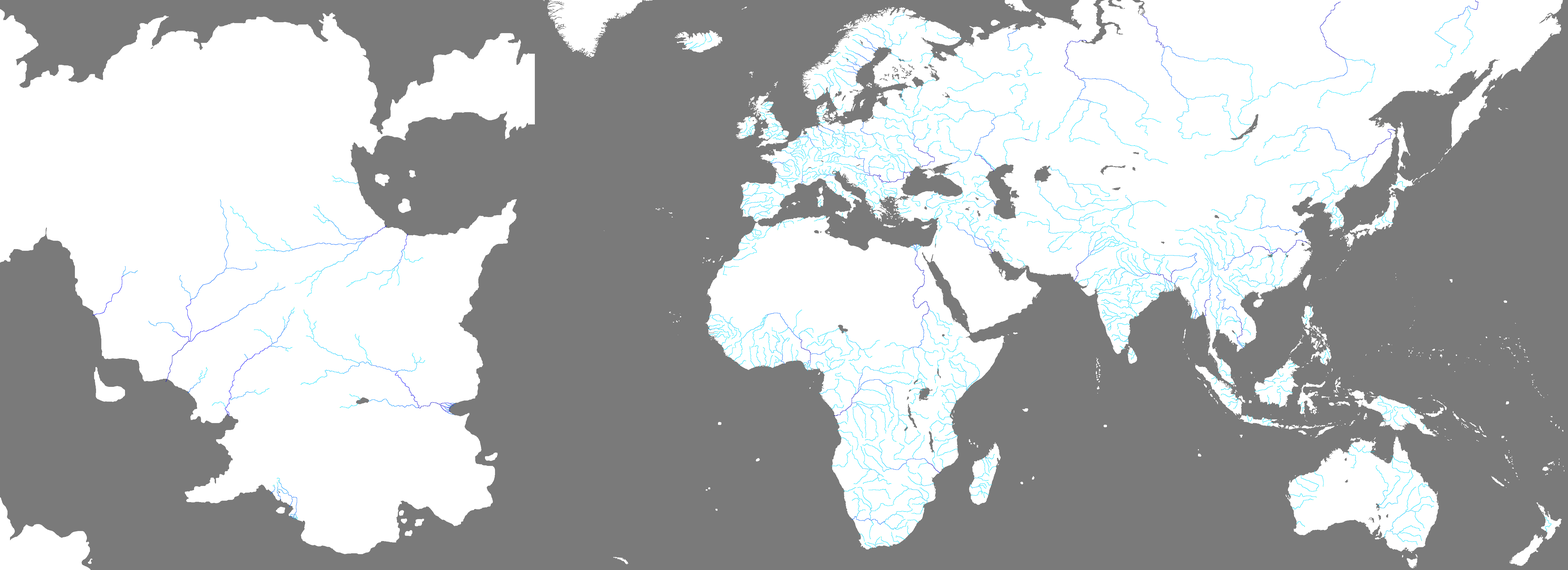
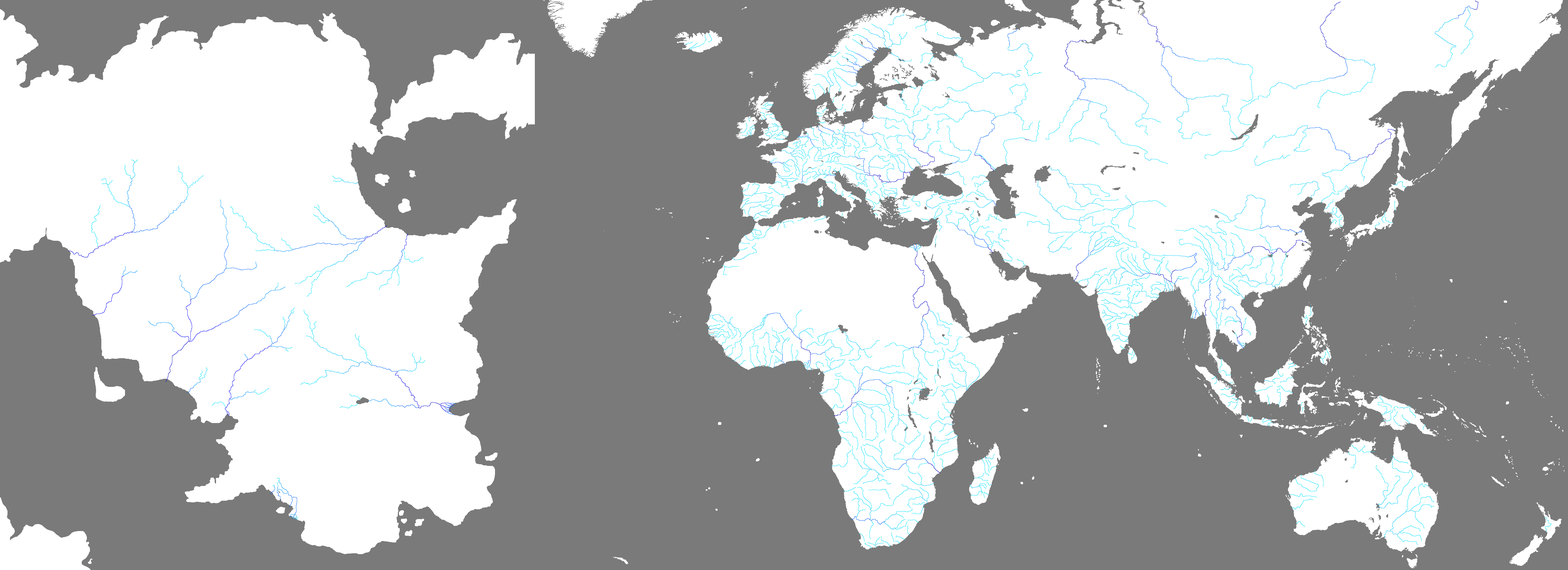
Layered file, before and after one edit (1568x570). Changes by layer:
added layer "halethin" above "daren" over [68, 159, 204, 258]
